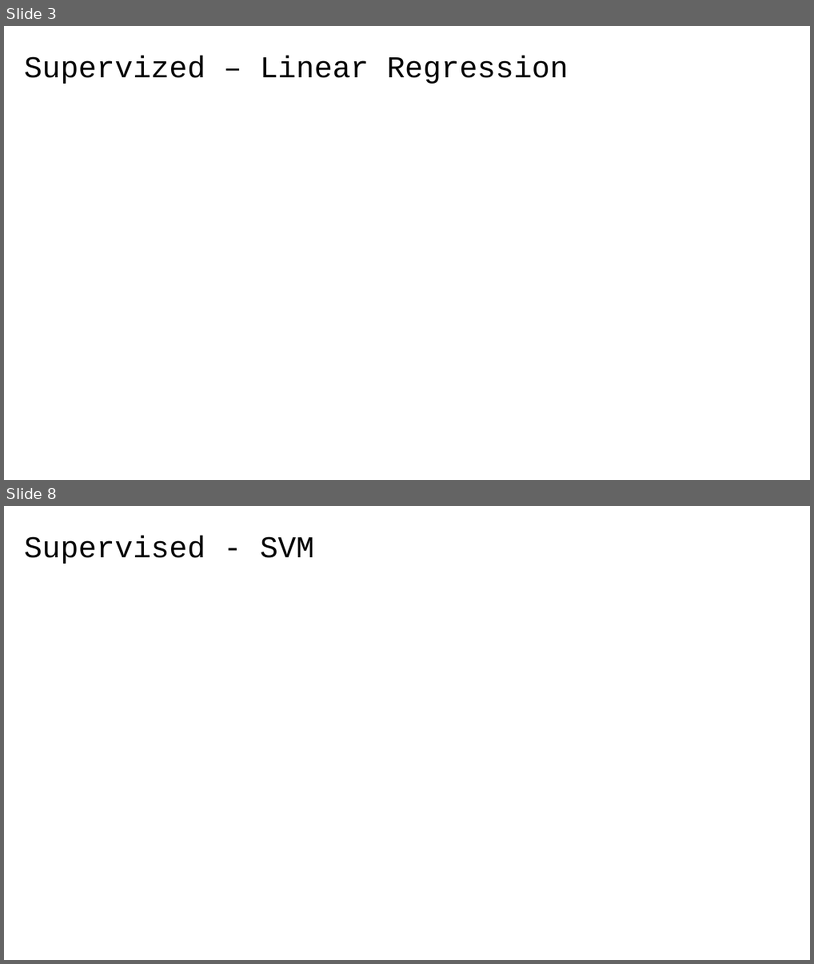
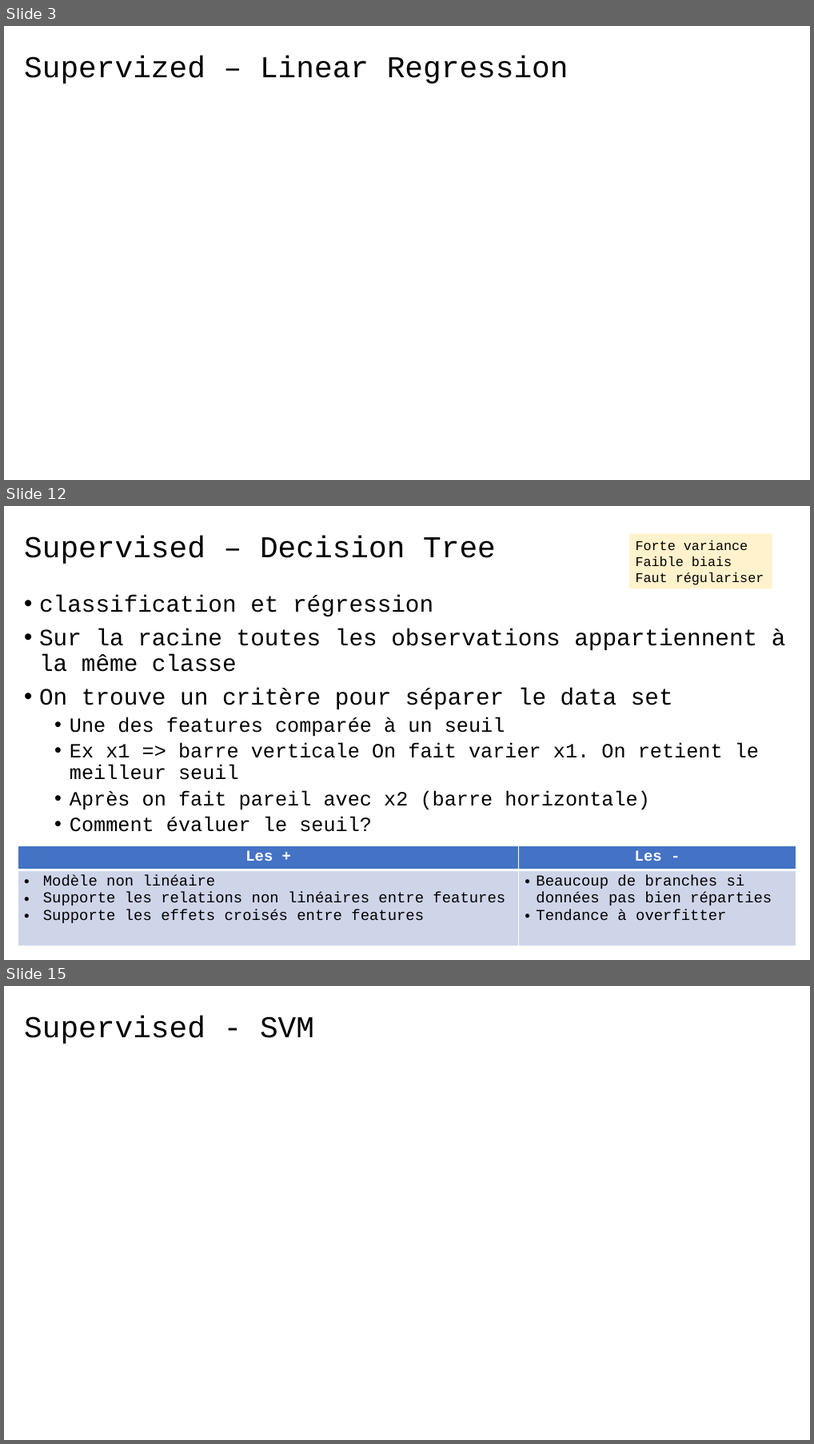
Before and after one commit to 40tude/fullstack_mars_2024_2, a slide deck: 12_assets/course_review.pptx. Shown one above the other, each under a label of ours: slides 3 and 8 before the commit, slides 3, 12 and 15 after it; the slides between them are not shown. The pictures are 814x964 and 814x1444 pixels, drawn with LibreOffice and Linux fonts; fonts in the diff are those of the drawing; grey boxes stand for pictures. Boxes give left, top, right and bottom in pixels: in the first picture for what was removed or moved away, otherwise in the second. Text is boxed around its words. In the diff, an @@ line names an element or a change of style, - is before the commit and + after.

```diff
--- a/12_assets/course_review.pptx
+++ b/12_assets/course_review.pptx
@@ slide 12 added at [4, 506, 810, 960], background #FFFFFF @@
@@ title added at [24, 536, 496, 564], 36 pt, text #000000 @@
+Supervised – Decision Tree
@@ rectangle added at [630, 534, 773, 589], fill #FFF2CC, 16 pt, text #000000 @@
+Forte variance
+Faible biais
+Faut régulariser
@@ text added at [39, 595, 786, 832], 24 pt, text #000000 @@
+• classification et régression
+• Sur la racine toutes les observations appartiennent à la même classe
+• On trouve un critère pour séparer le data set
+  • Une des features comparée à un seuil
+  • Ex x1 => barre verticale On fait varier x1. On retient le meilleur seuil
+  • Après on fait pareil avec x2 (barre horizontale)
+  • Comment évaluer le seuil?
@@ table added at [18, 845, 797, 949], 2 rows, 2 columns @@
+Les + | Les -
+Modèle non linéaire / Supporte les relations non linéaires entre features / Supporte les effets croisés entre features | Beaucoup de branches si données pas bien réparties / Tendance à overfitter
@@ what was slide 8 is now slide 15 @@
```
Also in this commit, not shown: 5 slides changed, 7 other slides added, 2 slides removed.
